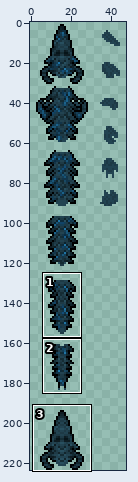
Two versions of one sprite sheet, src/main/resources/mobs/souldragon.png. The first picture is a wide view before the edit; the outline marks the close-up.
Close-up. Before the commit:
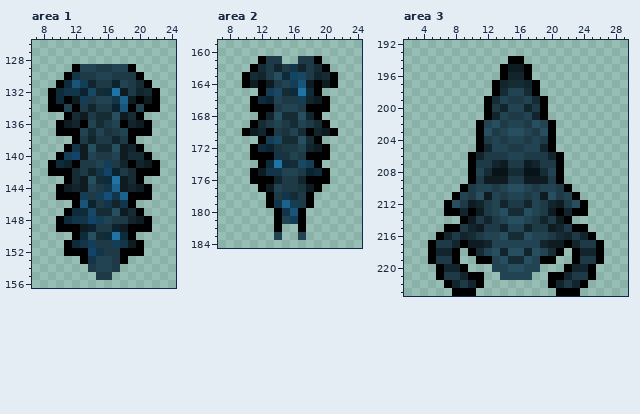
The file is 96x448 pixels, drawn in blocks of 2x2; one block is one cell here. Colours within 5 levels of each other are drawn and written as one. Shown: area 1: x 7..24, y 126..156; area 2: x 7..24, y 159..184; area 3: x 2..29, y 192..223. The commit also changed other parts of the picture, which this record leaves out.
The same view after the edit:
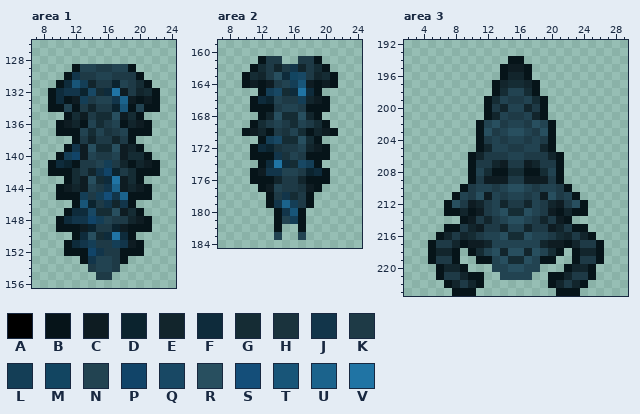
Palette (. is transparent): A #000000  B #061419  C #0e1c22  D #0b232e  E #12252c  F #0e2b3b  G #152c34  H #1a333d  J #12354a  K #1e3a46  L #143e56  M #124561  N #224351  P #114468  Q #184864  R #284f5f  S #144e79  T #185578  U #1b638c  V #2074a4
Difference:
Area 1:
y 129: x 12 A -> B; x 19 A -> B
y 130: x 11 A -> B; x 20 A -> B
y 131: x 10 A -> B; x 21 A -> B
y 132: x 9 A -> B; x 22 A -> B
y 133: x 9 A -> B; x 11 A -> B; x 20 A -> B; x 22 A -> B
y 134: x 9..10 AA -> BB; x 12 A -> B; x 19 A -> B; x 21..22 AA -> BB
y 135: x 11 A -> B; x 20 A -> B
y 136: x 10 A -> B; x 13 A -> B; x 18 A -> B; x 21 A -> B
y 137: x 10..12 AAA -> BBB; x 19..21 AAA -> BBB
y 138: x 12 A -> B; x 19 A -> B
y 139: x 11 A -> B; x 20 A -> B
y 140: x 10 A -> B; x 21 A -> B
y 141: x 9 A -> B; x 12 A -> B; x 19 A -> B; x 22 A -> B
y 142: x 9..11 AAA -> BBB; x 20..22 AAA -> BBB
y 143: x 11 A -> B; x 20 A -> B
y 144: x 10 A -> B; x 21 A -> B
y 145: x 10..12 AAA -> BBB; x 19..21 AAA -> BBB
y 146: x 12 A -> B; x 19 A -> B
y 147: x 11 A -> B; x 20 A -> B
y 148: x 10 A -> B; x 21 A -> B
y 149: x 10..12 AAA -> BBB; x 19..21 AAA -> BBB
y 150: x 12 A -> B; x 19 A -> B
y 151: x 11 A -> B; x 20 A -> B
y 152: x 11..13 AAA -> BBB; x 18..20 AAA -> BBB
y 153: x 13 A -> B; x 18 A -> B
Area 2:
y 161: x 12 A -> B; x 19 A -> B
y 162: x 11 A -> B; x 20 A -> B
y 163: x 10 A -> B; x 21 A -> B
y 164: x 10 A -> B; x 12 A -> B; x 19 A -> B; x 21 A -> B
y 165: x 12 A -> B; x 19 A -> B
y 166: x 11 A -> B; x 20 A -> B
y 167: x 11..13 AAA -> BBB; x 18..20 AAA -> BBB
y 168: x 12 A -> B; x 19 A -> B
y 169: x 11 A -> B; x 20 A -> B
y 170: x 10 A -> B; x 13 A -> B; x 18 A -> B; x 21 A -> B
y 171: x 12 A -> B; x 19 A -> B
y 172: x 11 A -> B; x 20 A -> B
y 173: x 11..13 AAA -> BBB; x 18..20 AAA -> BBB
y 174: x 12 A -> B; x 19 A -> B
y 175: x 11 A -> B; x 20 A -> B
y 176: x 11..13 AAA -> BBB; x 18..20 AAA -> BBB
y 177: x 12 A -> B; x 19 A -> B
y 178..179: x 13 A -> B; x 18 A -> B
y 180..182: x 14 A -> B; x 17 A -> B
Area 3:
y 194: x 15..16 AA -> BB
y 195..196: x 14 A -> B; x 17 A -> B
y 197..198: x 13 A -> B; x 18 A -> B
y 199..201: x 12 A -> B; x 19 A -> B
y 202..205: x 11 A -> B; x 20 A -> B
y 206..209: x 10 A -> B; x 21 A -> B
y 210: x 9 A -> B; x 22 A -> B
y 211: x 8 A -> B; x 23 A -> B
y 212: x 7 A -> B; x 24 A -> B
y 213: x 7..8 AA -> BB; x 10 A -> B; x 21 A -> B; x 23..24 AA -> BB
y 214: x 9 A -> B; x 22 A -> B
y 215: x 7..8 AA -> BB; x 23..24 AA -> BB
y 216: x 6 A -> B; x 25 A -> B
y 217: x 5 A -> B; x 9 A -> B; x 22 A -> B; x 26 A -> B
y 218: x 5 A -> B; x 8 A -> B; x 10 A -> B; x 21 A -> B; x 23 A -> B; x 26 A -> B
y 219: x 5 A -> B; x 8 A -> B; x 11..12 AA -> BB; x 19..20 AA -> BB; x 23 A -> B; x 26 A -> B
y 220: x 6 A -> B; x 9 A -> B; x 22 A -> B; x 25 A -> B
y 221: x 6 A -> B; x 10..11 AA -> BB; x 20..21 AA -> BB; x 25 A -> B
y 222: x 7 A -> B; x 11 A -> B; x 20 A -> B; x 24 A -> B
y 223: x 8..10 AAA -> BBB; x 21..23 AAA -> BBB
Pixel boxes of the changes (left, top, right, bottom) in both close-ups:
changed: (48, 64, 160, 264)
changed: (242, 56, 338, 232)
changed: (428, 56, 604, 296)
